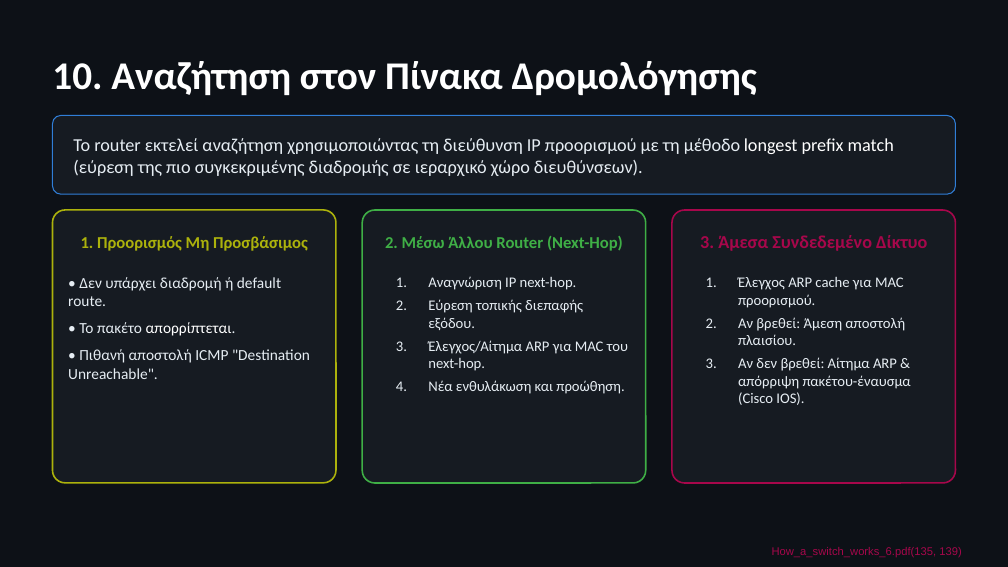
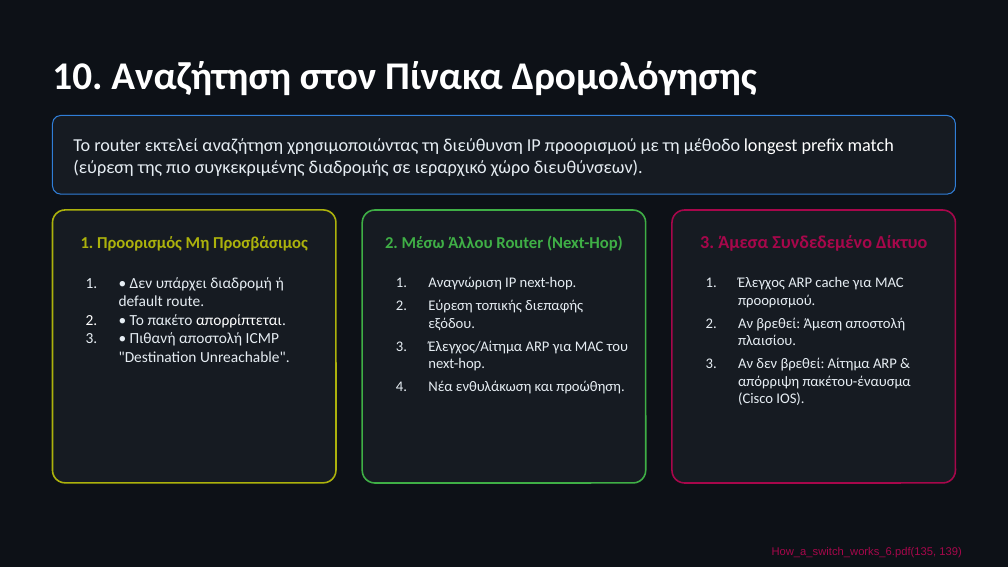
Before and after one commit to PanagopoulosNikolaos/DitOpenNotes, a slide deck: slide 13 of Year_2/Semester_4/COMPUTER_NETWORKS/Assignments/Exercise_4/How_a_switch_works.pptx. Drawn at 1008x567 pixels with LibreOffice and Linux fonts; fonts in the diff are those of the drawing. Boxes give left, top, right and bottom in pixels: in the first picture for what was removed or moved away, otherwise in the second. Text is boxed around its words. In the diff, an @@ line names an element or a change of style, - is before the commit and + after.

```diff
--- a/Year_2/Semester_4/COMPUTER_NETWORKS/Assignments/Exercise_4/How_a_switch_works.pptx
+++ b/Year_2/Semester_4/COMPUTER_NETWORKS/Assignments/Exercise_4/How_a_switch_works.pptx
@@ text "• Δεν υπάρχει διαδρομή ή ..." at bbox=[119, 277, 290, 362]: bullet none to 1.; less space between paragraphs @@
```
Also in this commit, not shown: 2 other slides changed.
